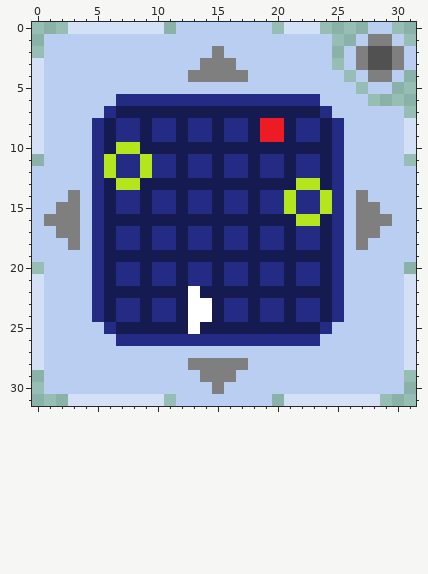
File history of a pixel-art sprite, Icons/Not Maze.png. The first picture shows the starting point.
The file is 32x32 pixels. Colours within 5 levels of each other are drawn and written as one.
Once edited:
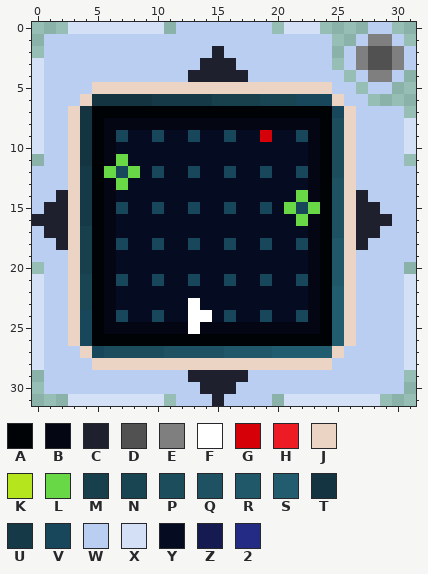
Palette (. is transparent): A #000305  B #040713  C #1f202d  D #515151  E #7f7f7f  F #ffffff  G #d60008  H #ed1c24  J #ebd4c4  K #b5e61d  L #68d847  M #173f4c  N #194452  P #1c4d5c  Q #1e5263  R #205869  S #225d6f  T #133440  U #153946  V #18465a  W #b9cef0  X #d3e0f5  Y #050c21  Z #151a51  2 #232b85
Edits made:
Changed rows in their new state; - is an unchanged pixel.
first column x 0:
 2 ---------------C--------------
 3 --------------CCC-------------
 4 -------------CCCCC------------
 5 -----JJJJJJJJJJJJJJJJJJJJ-----
 6 ----JTTTTTUUUUUMMMMNNNVVVJ----
 7 ---JTAAAAAAAAAAAAAAAAAAAAVJ---
 8 ---JTABBBBBBBBBBBBBBBBBBAPJ---
 9 ---JTABVYYVYYVYYVYYGYYVBAPJ---
10 ---JTABYYYYYYYYYYYYYYYYBAPJ---
11 ---JTABLYYYYYYYYYYYYYYYBAPJ---
12 ---JUALVLYVYYVYYVYYVYYVBAPJ---
13 ---JUABLYYYYYYYYYYYYYYYBAQJ---
14 --CJUABYYYYYYYYYYYYYYYLBAQJC--
15 -CCJUABVYYVYYVYYVYYVYLVLAQJCC-
16 CCCJUABYYYYYYYYYYYYYYYLBAQJCCC
17 -CCJMABYYYYYYYYYYYYYYYYBAQJCC-
18 --CJMABVYYVYYVYYVYYVYYVBARJC--
19 ---JMABYYYYYYYYYYYYYYYYBARJ---
20 ---JMABYYYYYYYYYYYYYYYYBARJ---
21 ---JNABVYYVYYVYYVYYVYYVBARJ---
22 ---JNABYYYYYYYYYYYYYYYYBASJ---
23 ---JNABYYYYYY-YYYYYYYYYBASJ---
24 ---JVABVYYVYY--YVYYVYYVBASJ---
25 ---JVABBBBBBB-BBBBBBBBBBASJ---
26 ---JVAAAAAAAAAAAAAAAAAAAASJ---
27 ----JVPPPPPQQQQQRRRRSSSSSJ----
28 -----JJJJJJJJJJJJJJJJJJJJ-----
29 -------------CCCCC------------
30 --------------CCC-------------
31 ---------------C--------------
Boxes around the changes in both pictures, in picture pixels (x1, y1, x2, y2):
changed: (32, 46, 392, 406)
